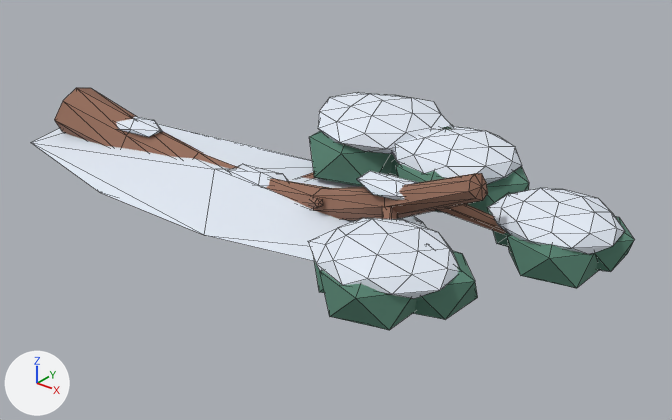
The glTF model apps/web/public/models/trees/TREE_PINE_FALLEN.glb as it was, and as the next commit left it.
Camera for both pictures: a 50 mm lens placed at (6.94, -4.85, 3.14), pointed at (2.83, 0.29, -0.05). Lighting does not change. The marker at lower left points along +X, +Y and +Z. The picture after the commit comes second. Mesh edges are drawn as thin lines. Vertices at exactly the same position are counted once.

The first picture shows 'TREE_PINE_FALLEN'.
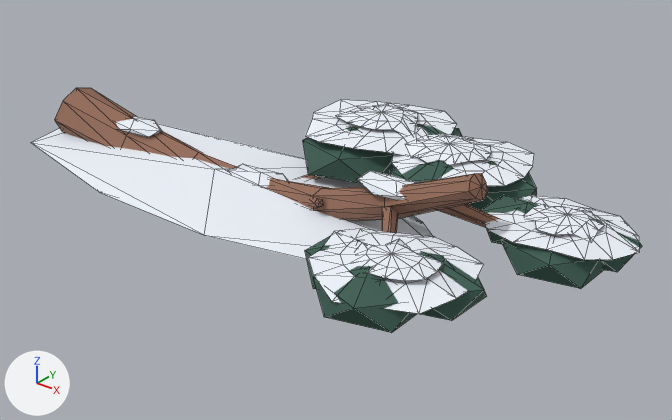
Boxes [x1, y1, x2, y2] around the edits, measured in the pictures (672 x 420 px; the box of a moved part takes in the faces that stretch with it):
'TREE_PINE_FALLEN', recoloured, reshaped: before [31, 88, 634, 330]; after [31, 88, 642, 333]
part 1 of me_tree_pine_fallen, moved or reshaped (mostly hidden): before [390, 125, 453, 176]; after [394, 124, 462, 168]
part 2 of me_tree_pine_fallen, moved or reshaped: before [309, 131, 394, 187]; after [303, 126, 394, 183]
part 3 of me_tree_pine_fallen, moved or reshaped: before [467, 166, 529, 213]; after [470, 161, 537, 210]
part 4 of me_tree_pine_fallen, moved or reshaped: before [396, 164, 444, 212]; after [390, 160, 471, 206]
part 5 of me_tree_pine_fallen, moved or reshaped: before [413, 251, 478, 319]; after [419, 251, 487, 320]
part 6 of me_tree_pine_fallen, moved or reshaped: before [314, 260, 324, 293]; after [305, 230, 360, 289]
part 7 of me_tree_pine_fallen, moved or reshaped: before [320, 270, 417, 330]; after [313, 266, 416, 333]
part 8 of me_tree_pine_fallen, moved or reshaped: before [595, 217, 634, 272]; after [595, 219, 642, 272]
part 9 of me_tree_pine_fallen, moved or reshaped (mostly hidden before): before [487, 192, 512, 247]; after [481, 195, 539, 244]
part 10 of me_tree_pine_fallen, moved or reshaped: before [507, 235, 599, 288]; after [501, 234, 603, 289]
part 11 of me_tree_pine_fallen, rebuilt (10% wider, 12% shorter): before [392, 126, 522, 184]; after [391, 135, 534, 186]
part 12 of me_tree_pine_fallen, rebuilt (16% wider): before [308, 218, 459, 299]; after [308, 229, 484, 314]
part 13 of me_tree_pine_fallen, rebuilt (12% wider, 10% shorter): before [318, 92, 453, 154]; after [305, 100, 456, 156]
part 14 of me_tree_pine_fallen, rebuilt (13% wider): before [487, 188, 625, 255]; after [484, 195, 640, 260]
part 15 of me_tree_pine_fallen, added: after [336, 103, 418, 134]
part 16 of me_tree_pine_fallen, added: after [405, 134, 491, 165]
part 17 of me_tree_pine_fallen, added: after [354, 239, 444, 281]
part 18 of me_tree_pine_fallen, added: after [527, 204, 604, 239]

The change, as a diff of the scene's bpy script:
```diff
--- a/apps/web/public/models/trees/TREE_PINE_FALLEN.glb.py
+++ b/apps/web/public/models/trees/TREE_PINE_FALLEN.glb.py
@@ mat_tree_needle @@
 mat_tree_needle = principled_material('tree_needle')
-mat_tree_needle.base_color = (0.09, 0.22, 0.16)  # green #55816f
+mat_tree_needle.base_color = (0.045, 0.11, 0.085)  # dark green #3c5d52
 mat_tree_needle.roughness = 0.9
@@ me_tree_pine_fallen @@
-me_tree_pine_fallen.from_pydata(...)  # 469 vertices, 807 faces; spans x -0.27..5.1, y -1.21..1.55, z -0.23..0.77
+me_tree_pine_fallen.from_pydata(...)  # 541 vertices, 935 faces; spans x -0.27..5.17, y -1.25..1.61, z -0.23..0.77
+# me_tree_pine_fallen part 1: the loose piece of 12 vertices spanning x 2.65..3.42, y 0.78..1.45, z -0.03..0.55 is scaled about its middle by (1.13, 1.09, 0.75), then moved by (0.02, 0.01, 0.0)
+# me_tree_pine_fallen part 2: the loose piece of 12 vertices spanning x 2.26..3.06, y 0.38..1.08, z -0.05..0.56 is scaled about its middle by (1.13, 1.09, 0.75), then moved by (-0.01, -0.01, 0.0)
+# me_tree_pine_fallen part 3: the loose piece of 12 vertices spanning x 3.44..4.15, y 0.6..1.22, z -0.05..0.49 is scaled about its middle by (1.13, 1.09, 0.75), then moved by (0.02, 0.0, 0.0)
+# me_tree_pine_fallen part 4: the loose piece of 12 vertices spanning x 3.18..3.89, y 0.36..0.99, z 0.01..0.51 is scaled about its middle by (1.13, 1.09, 0.75), then moved by (0.0, -0.01, -0.01)
+# me_tree_pine_fallen part 5: the loose piece of 12 vertices spanning x 3.9..4.6, y -0.9..-0.33, z 0.01..0.49 is scaled about its middle by (1.13, 1.09, 0.75), then moved by (0.01, 0.0, -0.01)
+# me_tree_pine_fallen part 6: the loose piece of 12 vertices spanning x 3.46..4.13, y -0.95..-0.37, z -0.03..0.45 is scaled about its middle by (1.13, 1.09, 0.75), then moved by (-0.02, 0.0, 0.0)
+# me_tree_pine_fallen part 7: the loose piece of 12 vertices spanning x 3.76..4.4, y -1.21..-0.65, z 0.01..0.49 is scaled about its middle by (1.13, 1.09, 0.75), then moved by (0.0, -0.01, -0.01)
+# me_tree_pine_fallen part 8: the loose piece of 12 vertices spanning x 4.48..5.1, y 0.3..0.84, z 0.0..0.44 is scaled about its middle by (1.13, 1.09, 0.75), then moved by (0.01, 0.01, -0.01)
+# me_tree_pine_fallen part 9: the loose piece of 12 vertices spanning x 4.08..4.66, y 0.24..0.76, z 0.01..0.45 is scaled about its middle by (1.13, 1.09, 0.75), then moved by (-0.02, 0.0, -0.01)
+# me_tree_pine_fallen part 10: the loose piece of 12 vertices spanning x 4.36..4.96, y 0.01..0.55, z -0.01..0.42 is scaled about its middle by (1.13, 1.09, 0.75), then moved by (0.0, -0.01, 0.0)
+# me_tree_pine_fallen part 11: the loose piece of 42 vertices spanning x 3.0..4.03, y 0.44..1.35, z 0.32..0.58 is rebuilt with 30 vertices and now spans x 2.89..4.12, y 0.4..1.43, z 0.33..0.42
+# me_tree_pine_fallen part 12: the loose piece of 42 vertices spanning x 3.52..4.51, y -1.15..-0.29, z 0.3..0.54 is rebuilt with 30 vertices and now spans x 3.54..4.61, y -1.24..-0.19, z 0.31..0.39
+# me_tree_pine_fallen part 13: the loose piece of 42 vertices spanning x 2.21..3.4, y 0.43..1.53, z 0.37..0.66 is rebuilt with 30 vertices and now spans x 2.01..3.34, y 0.4..1.61, z 0.37..0.48
+# me_tree_pine_fallen part 14: the loose piece of 42 vertices spanning x 4.14..5.05, y 0.07..0.86, z 0.28..0.48 is rebuilt with 30 vertices and now spans x 4.11..5.17, y 0.03..0.9, z 0.29..0.37
+# me_tree_pine_fallen part 15: a new loose piece of 30 vertices spanning x 2.42..3.12, y 0.73..1.32, z 0.44..0.54, in mat_tree_snow (white #eff3fc)
+# me_tree_pine_fallen part 16: a new loose piece of 30 vertices spanning x 3.14..3.79, y 0.6..1.17, z 0.39..0.48, in mat_tree_snow (white #eff3fc)
+# me_tree_pine_fallen part 17: a new loose piece of 30 vertices spanning x 3.83..4.41, y -0.99..-0.52, z 0.36..0.45, in mat_tree_snow (white #eff3fc)
+# me_tree_pine_fallen part 18: a new loose piece of 30 vertices spanning x 4.38..4.91, y 0.2..0.67, z 0.34..0.42, in mat_tree_snow (white #eff3fc)
+# other edits to the shape of me_tree_pine_fallen do not show in these pictures
 me_tree_pine_fallen.materials.append(mat_tree_bark_red)
```
